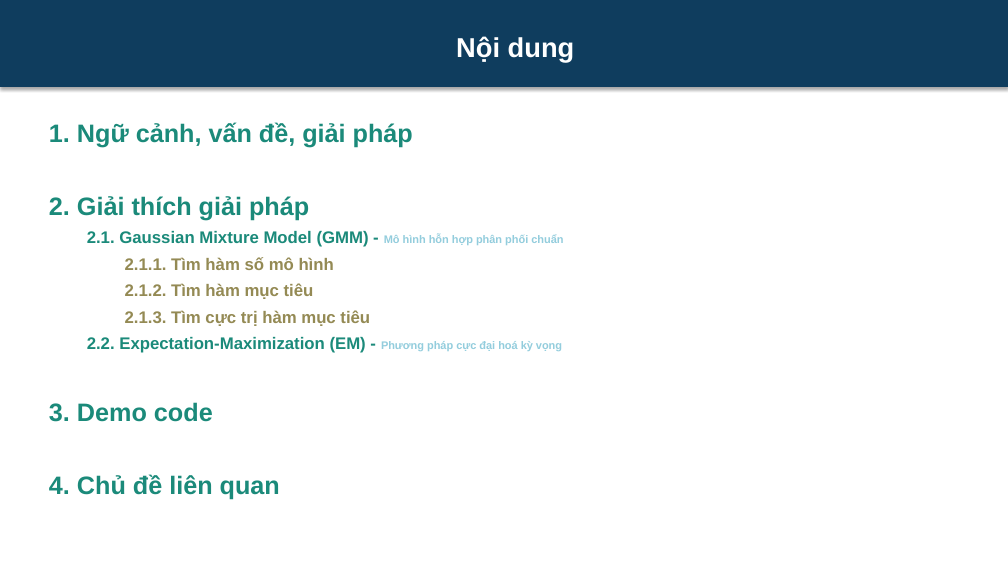
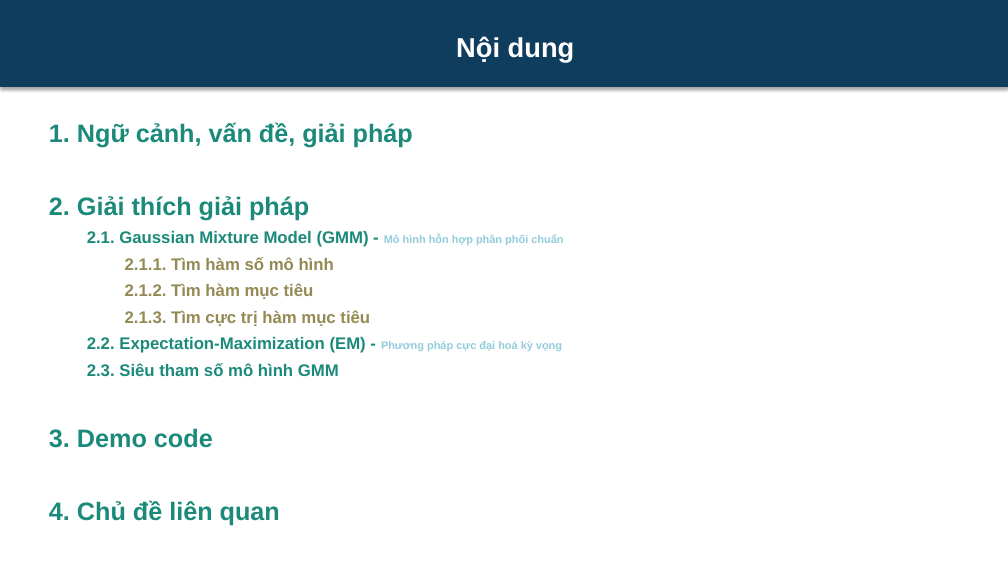
Before and after one commit to dinhdatthong1809/gaussian-mixture-model, a slide deck: slide 2 of Slide.pptx. Drawn at 1008x567 pixels with LibreOffice and Linux fonts; fonts in the diff are those of the drawing. Boxes give left, top, right and bottom in pixels: in the first picture for what was removed or moved away, otherwise in the second. Text is boxed around its words. In the diff, an @@ line names an element or a change of style, - is before the commit and + after.

Commit message:
go

```diff
--- a/Slide.pptx
+++ b/Slide.pptx
@@ text at bbox=[87, 363, 339, 376]: paragraph added @@
+2.3. Siêu tham số mô hình GMM
```
Also in this commit, not shown: 1 other slide changed, 4 slides added.
